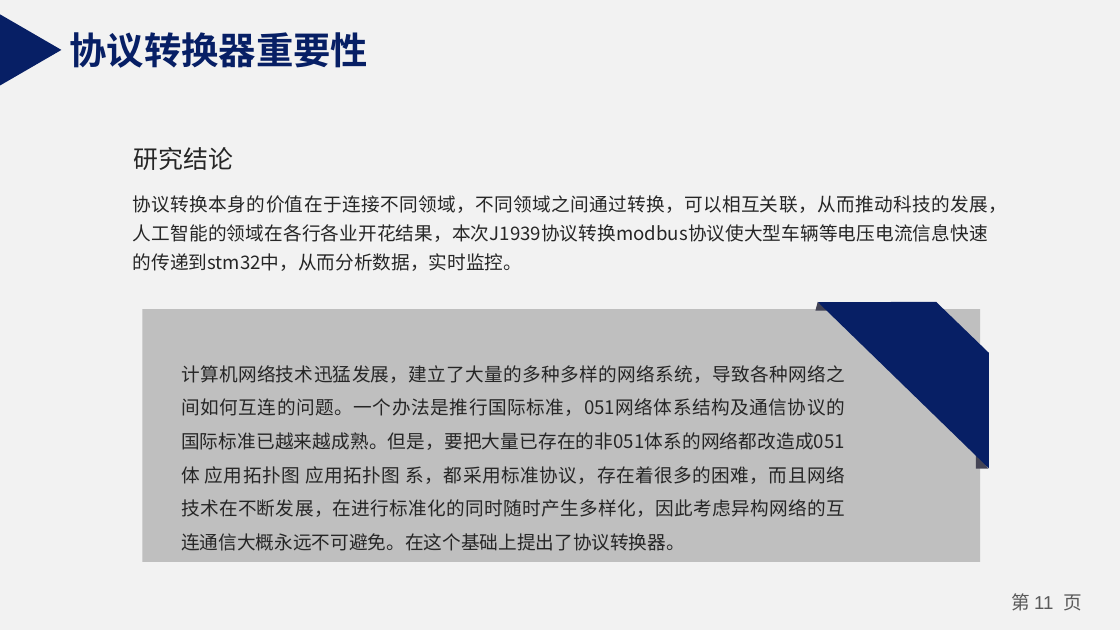
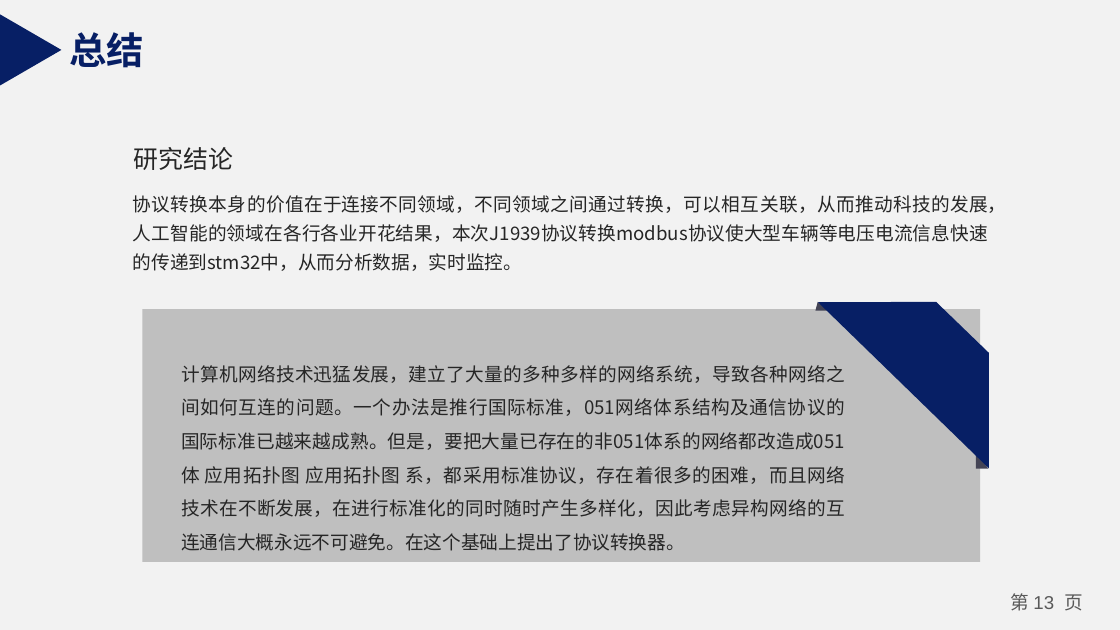
Before and after one commit to zhangjialu1996/20151104829-zjl, a slide deck: slide 13 of 20151104829-zjl-stm32协议转换设计与实现/20151104829张家禄-开题报告.pptx (slide 11 before the commit). Drawn at 1120x630 pixels with LibreOffice and Linux fonts; fonts in the diff are those of the drawing. Boxes give left, top, right and bottom in pixels: in the first picture for what was removed or moved away, otherwise in the second. Text is boxed around its words. In the diff, an @@ line names an element or a change of style, - is before the commit and + after.

```diff
--- a/20151104829-zjl-stm32协议转换设计与实现/20151104829张家禄-开题报告.pptx
+++ b/20151104829-zjl-stm32协议转换设计与实现/20151104829张家禄-开题报告.pptx
@@ text at [70, 32, 145, 68]: text changed @@
-协议转换器重要性
+总结
@@ page number at [1011, 593, 1084, 611]: text changed @@
-第 11 页
+第 13 页
```
Also in this commit, not shown: 3 other slides changed, 5 slides added, 3 slides removed, 1 other file.
